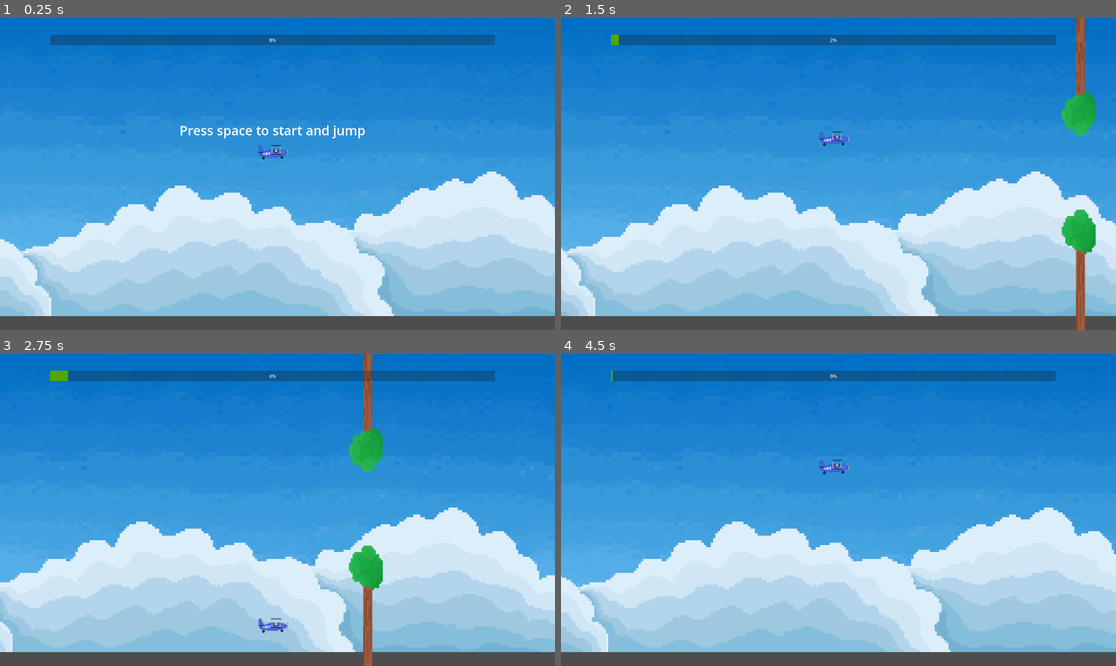
Above: before the commit, frames 1-4 (two rows, left to right).
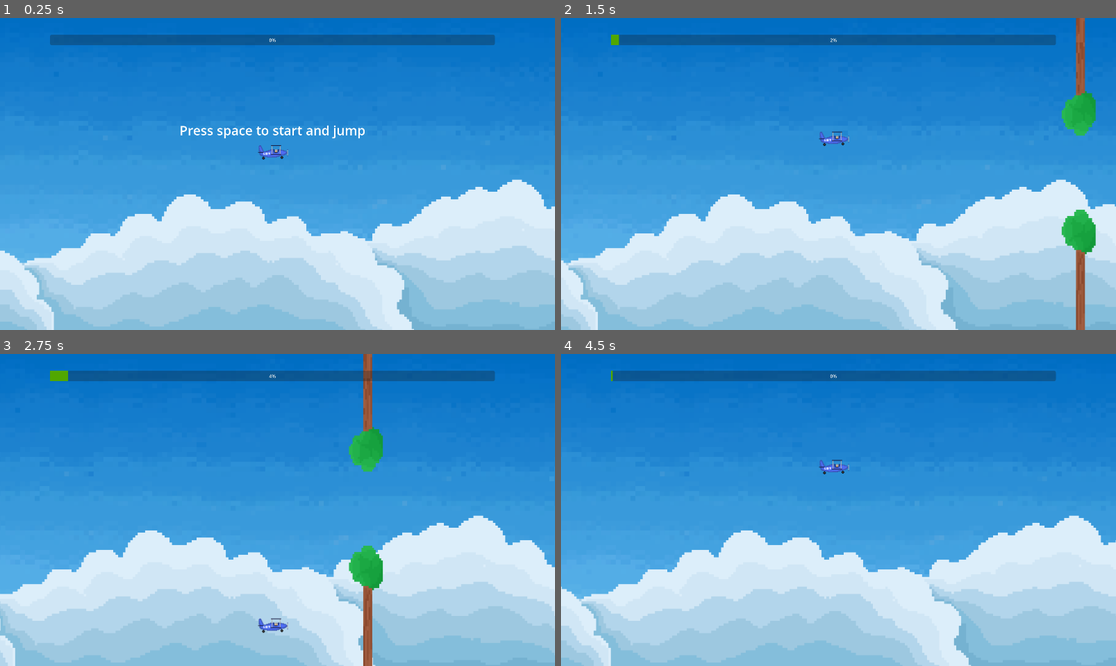
Above: after the commit, the same moments.

Repository: Orozon64/The-Sauna-Pact
Game: Godot game, scene res://scenes/flying.tscn
Same seed, same stepped clock (60 frames per second), same inputs: the game is played once before the commit and once after it. This scene is started directly instead of the project's main scene.
Inputs:
- Up to frame 1 (0.25 s): no input
- Up to frame 2 (1.5 s): tap Space at 0.5, 0.77 s; hold D (move_right) 0.53-1.28 s; tap E (item_interact) at 0.6 s; hold S (move_down) from 1.28 s (still down); tap Shift (advance_dialogue) at 1.35 s
- Up to frame 3 (2.75 s): tap Space at 1.52 s; tap E (item_interact) at 1.55, 2.1 s; release S (move_down) at 2.03 s; hold D (move_right) from 2.03 s (still down)
- Up to frame 4 (4.5 s): release D (move_right) at 2.78 s; hold W (move_up) 2.78-3.5 s; tap F (item_interact_secondary) at 2.85 s; tap Space at 3.02, 4.25 s; tap E (item_interact) at 3.05, 4.35 s; click "Replay" at 3.5 s; hold A (move_left) from 4.28 s (still down)

The runs differ from the first frame. In frame 1, 15% of the frame differs, in the area x 0-100%, y 35-100%; in frame 2, 15%; in frame 3, 15%; in frame 4, 15%.

Commit message:
Fixed flying scene

Diff:
--- a/scenes/flying.tscn
+++ b/scenes/flying.tscn
@@ -63,14 +63,14 @@
 z_index = -6
 scroll_scale = Vector2(0.1, 1)
 scroll_offset = Vector2(-743, 472)
-repeat_size = Vector2(2064, 0)
+repeat_size = Vector2(2170, 0)
 repeat_times = 2
 
 [node name="TextureRect" type="TextureRect" parent="SkyBox" unique_id=1371786131]
 offset_left = 743.0
 offset_top = -472.0
-offset_right = 2807.0
-offset_bottom = 560.0
+offset_right = 2913.0
+offset_bottom = 613.0
 texture = ExtResource("5_75y6s")
 expand_mode = 1
 
